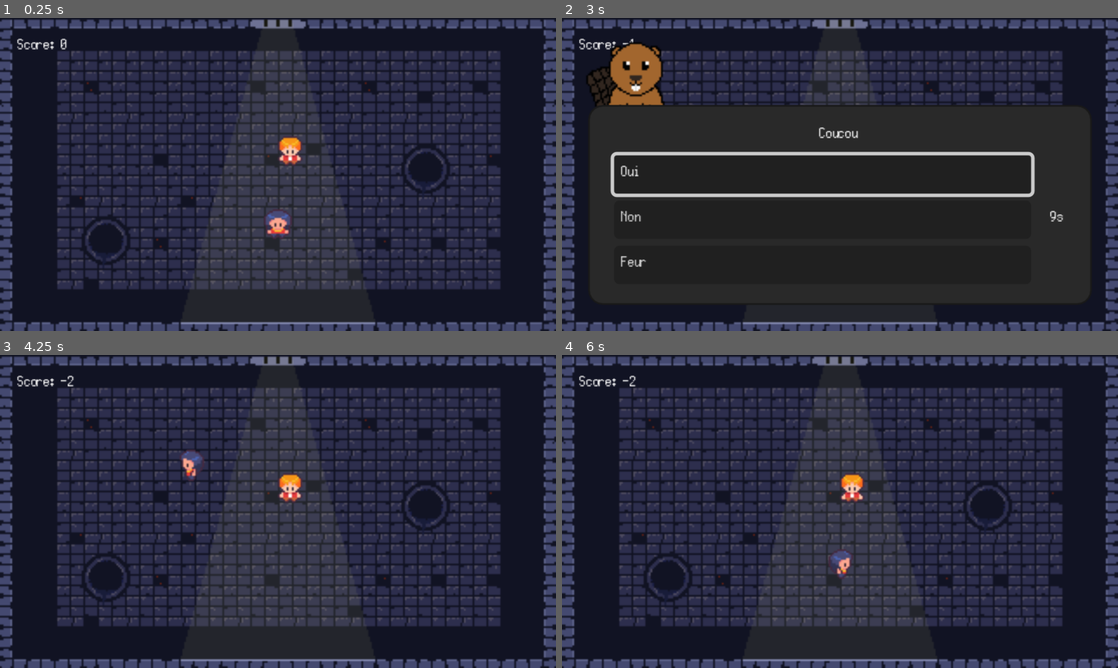
Above: before the commit, frames 1-4 (two rows, left to right).
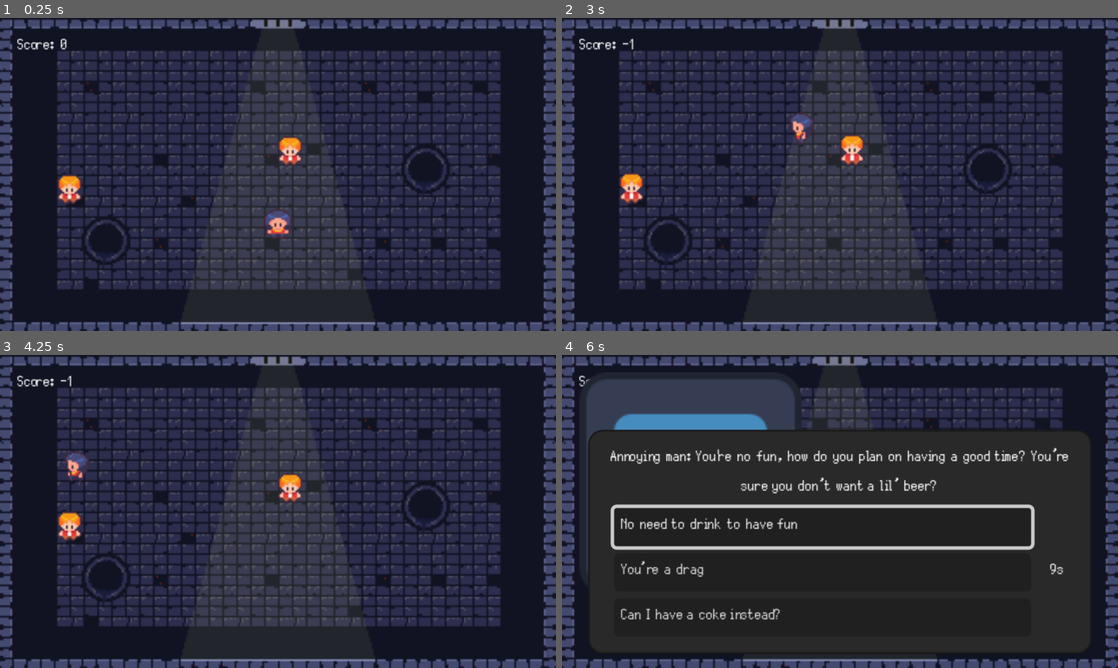
Above: after the commit, the same moments.

Repository: LaClimSx/between-the-lines
Game: Godot game, scene res://scenes/main.tscn
Same seed, same stepped clock (60 frames per second), same inputs: the game is played once before the commit and once after it. The engine's default icon, where the game draws it, is replaced by a stand-in: a white triangle on a blue panel in a dark square.
Inputs (mouse positions are in pixels of both pictures, inside the frame that each line leads up to):
- Up to frame 1 (0.25 s): no input
- Up to frame 2 (3 s): tap Enter at 0.5 s; hold Space (interact) 0.53-1.28 s; hold W (up) 0.53-2 s; tap Space (interact) at 1.35 s; click "Oui" at 2 s; hold A (left) from 2.78 s (still down); hold Space (interact) from 2.78 s (still down)
- Up to frame 3 (4.25 s): keep holding A (left); release Space (interact) at 3.53 s; tap Space (interact) at 3.6 s
- Up to frame 4 (6 s): release A (left) at 4.28 s; hold S (down) 4.28-5.03 s; hold Space (interact) 4.28-5.03 s; hold D (right) 5.03-5.75 s; tap Space (interact) at 5.1 s; click (840, 602) at 5.75 s, where only the run after the commit has a clickable "Next"

The runs differ from the first frame. In frame 1, 0.3% of the frame differs, in the area x 10-15%, y 50-60%; in frame 2, 34%; in frame 3, 0.9%; in frame 4, 38%, in the area x 3-92%, y 6-87%.

Commit message:
stupid stuff i'll probs change later

Diff:
--- a/assets/theme.tres
+++ b/assets/theme.tres
@@ -25,3 +25,5 @@
 Label/font_sizes/font_size = 12
 Label/fonts/font = ExtResource("1_5x3i2")
 PanelContainer/styles/panel = SubResource("StyleBoxFlat_5x3i2")
+RichTextLabel/font_sizes/normal_font_size = 12
+RichTextLabel/fonts/normal_font = ExtResource("1_5x3i2")
--- a/scenes/main.tscn
+++ b/scenes/main.tscn
@@ -3,9 +3,11 @@
 [ext_resource type="Script" uid="uid://bn66fn8uy4d56" path="res://scripts/main.gd" id="1_o5qli"]
 [ext_resource type="PackedScene" uid="uid://deee207fgc34h" path="res://scenes/player.tscn" id="2_0wfyh"]
 [ext_resource type="Texture2D" uid="uid://b1784wyycndga" path="res://assets/temporary/Sewer_Sunlight.png" id="2_tbgi4"]
-[ext_resource type="PackedScene" uid="uid://b47o7t6ew8f43" path="res://scenes/npcs/npc.tscn" id="3_sugp2"]
+[ext_resource type="PackedScene" uid="uid://b47o7t6ew8f43" path="res://scenes/npc.tscn" id="3_sugp2"]
 [ext_resource type="Texture2D" uid="uid://dwhmtyx8ws28k" path="res://assets/temporary/beaver.png" id="4_jyhfs"]
+[ext_resource type="Script" uid="uid://cpxe20xqxjfl" path="res://scripts/npcs/carre.gd" id="6_o6xl0"]
 [ext_resource type="Theme" uid="uid://b7f08ixy72g71" path="res://assets/theme.tres" id="6_tefeu"]
+[ext_resource type="Texture2D" uid="uid://dwiroj8gvd7xh" path="res://assets/icon.svg" id="7_tipki"]
 
 [node name="Main" type="Node2D" unique_id=1379244409]
 y_sort_enabled = true
@@ -28,6 +30,20 @@
 answer3 = "Feur"
 answers_order = Array[int]([-1, 2, -2])
 
+[node name="NPCs" type="Node" parent="." unique_id=1065737768]
+
+[node name="Carre" parent="NPCs" unique_id=1381732978 instance=ExtResource("3_sugp2")]
+position = Vector2(40, 100)
+script = ExtResource("6_o6xl0")
+simple_panel_text = "Annoying man: You want some vodka, a beer?
+You: No thank you."
+tex = ExtResource("7_tipki")
+question = "Annoying man: You're no fun, how do you plan on having a good time? You’re sure you don’t want a lil’ beer?"
+answer1 = "No need to drink to have fun"
+answer2 = "You’re a drag"
+answer3 = "Can I have a coke instead?"
+answers_order = Array[int]([-2, 2, -2])
+
 [node name="CanvasLayer" type="CanvasLayer" parent="." unique_id=415475687]
 layer = 0
 
@@ -45,3 +61,5 @@
 offset_right = 50.0
 offset_bottom = 33.0
 text = "Score: 0"
+
+[editable path="NPCs/Carre"]
--- /dev/null
+++ b/scenes/simple_panel.tscn
@@ -0,0 +1,74 @@
+[gd_scene format=3 uid="uid://bcqrdkoemt0uy"]
+
+[ext_resource type="Theme" uid="uid://b7f08ixy72g71" path="res://assets/theme.tres" id="1_cwehk"]
+[ext_resource type="Script" uid="uid://c8mfi2vl7akno" path="res://scripts/simple_panel.gd" id="2_3xmq5"]
+[ext_resource type="Texture2D" uid="uid://dwhmtyx8ws28k" path="res://assets/temporary/beaver.png" id="2_wwi2o"]
+
+[node name="SimplePanel" type="Control" unique_id=1238397256]
+process_mode = 3
+layout_mode = 3
+anchors_preset = 15
+anchor_right = 1.0
+anchor_bottom = 1.0
+grow_horizontal = 2
+grow_vertical = 2
+theme = ExtResource("1_cwehk")
+script = ExtResource("2_3xmq5")
+
+[node name="MarginContainer2" type="MarginContainer" parent="." unique_id=2067090374]
+layout_mode = 0
+offset_right = 74.0
+offset_bottom = 74.0
+theme_override_constants/margin_left = 10
+theme_override_constants/margin_top = 10
+
+[node name="TextureRect" type="TextureRect" parent="MarginContainer2" unique_id=860140421]
+unique_name_in_owner = true
+layout_mode = 2
+texture = ExtResource("2_wwi2o")
+
+[node name="MarginContainer" type="MarginContainer" parent="." unique_id=456142367]
+layout_mode = 1
+anchors_preset = 15
+anchor_right = 1.0
+anchor_bottom = 1.0
+grow_horizontal = 2
+grow_vertical = 2
+theme_override_constants/margin_left = 15
+theme_override_constants/margin_top = 50
+theme_override_constants/margin_right = 15
+theme_override_constants/margin_bottom = 15
+
+[node name="PanelContainer" type="PanelContainer" parent="MarginContainer" unique_id=1655165194]
+layout_mode = 2
+
+[node name="MarginContainer" type="MarginContainer" parent="MarginContainer/PanelContainer" unique_id=1129786200]
+layout_mode = 2
+theme_override_constants/margin_left = 10
+theme_override_constants/margin_top = 10
+theme_override_constants/margin_right = 10
+theme_override_constants/margin_bottom = 10
+
+[node name="VBoxContainer" type="VBoxContainer" parent="MarginContainer/PanelContainer/MarginContainer" unique_id=276079456]
+layout_mode = 2
+alignment = 2
+
+[node name="VBoxContainer" type="VBoxContainer" parent="MarginContainer/PanelContainer/MarginContainer/VBoxContainer" unique_id=282647742]
+layout_mode = 2
+size_flags_vertical = 2
+
+[node name="Label" type="Label" parent="MarginContainer/PanelContainer/MarginContainer/VBoxContainer/VBoxContainer" unique_id=2129365487]
+unique_name_in_owner = true
+layout_mode = 2
+theme_override_font_sizes/font_size = 16
+text = "Annoying man: You want some vodka, a beer?
+You: No thank you.
+"
+
+[node name="NextButton" type="Button" parent="MarginContainer/PanelContainer/MarginContainer/VBoxContainer" unique_id=1370055080]
+unique_name_in_owner = true
+layout_mode = 2
+theme_override_font_sizes/font_size = 14
+text = "Next"
+
+[connection signal="pressed" from="MarginContainer/PanelContainer/MarginContainer/VBoxContainer/NextButton" to="." method="_on_next_button_pressed"]
--- /dev/null
+++ b/scripts/npcs/carre.gd
@@ -0,0 +1,21 @@
+extends NPC
+
+var simple_panel: SimplePanel
+
+@export var simple_panel_text : String = "Annoying man: You want some vodka, a beer? \nYou: No thank you."
+
+
+
+func interact() -> void:
+	simple_panel = SIMPLE_PANEL.instantiate()
+	simple_panel.visible = false
+	$Panels.add_child(simple_panel)
+	simple_panel.setup(tex, simple_panel_text)
+	simple_panel.next.connect(next)
+
+
+func next() -> void:
+	if simple_panel:
+		simple_panel.queue_free()
+		simple_panel = null
+	super.interact()
--- a/scripts/npcs/npc.gd
+++ b/scripts/npcs/npc.gd
@@ -10,18 +10,26 @@
 @export var answers_order: Array[int]
 
 const INTERACTION_PANEL = preload("res://scenes/interaction_panel.tscn")
+const SIMPLE_PANEL = preload("res://scenes/simple_panel.tscn")
+
+var interaction_panel : InteractionPanel
 
 var player_inside_area: bool = false
+var interacted: bool = false
 
 func _input(event: InputEvent) -> void:
-	if player_inside_area && event.is_action_pressed("interact"):
-		print("interacting with NPC: " + name)
-		var panel : InteractionPanel = INTERACTION_PANEL.instantiate()
-		panel.visible = false
-		$Panels.add_child(panel)
-		panel.setup(tex, question, [answer1, answer2, answer3], answers_order)
-		panel.answered.connect(_received_answer)
-		panel.too_late.connect(func() -> void: _received_answer(-2))
+	if player_inside_area && event.is_action_pressed("interact") && not interacted:
+		interact()
+		interacted = true
+
+func interact() -> void:
+	interaction_panel = INTERACTION_PANEL.instantiate()
+	interaction_panel.visible = false
+	$Panels.add_child(interaction_panel)
+	interaction_panel.setup(tex, question, [answer1, answer2, answer3], answers_order)
+	interaction_panel.answered.connect(_received_answer)
+	interaction_panel.too_late.connect(func() -> void: _received_answer(-2))
+
 
 # placeholder function to test
 func _received_answer(score: int) -> void:
--- /dev/null
+++ b/scripts/simple_panel.gd
@@ -0,0 +1,18 @@
+extends Control
+class_name SimplePanel
+
+signal next
+
+func _ready() -> void:
+	%NextButton.grab_focus.call_deferred()
+
+
+func setup(tex: CompressedTexture2D, text: String) -> void:
+	%TextureRect.texture = tex
+	%Label.text = text
+	get_tree().paused = true
+	visible = true
+
+
+func _on_next_button_pressed() -> void:
+	next.emit()
Renamed: scenes/npcs/npc.tscn -> scenes/npc.tscn
Not shown, added: scripts/npcs/carre.gd.uid
Not shown, added: scripts/simple_panel.gd.uid
